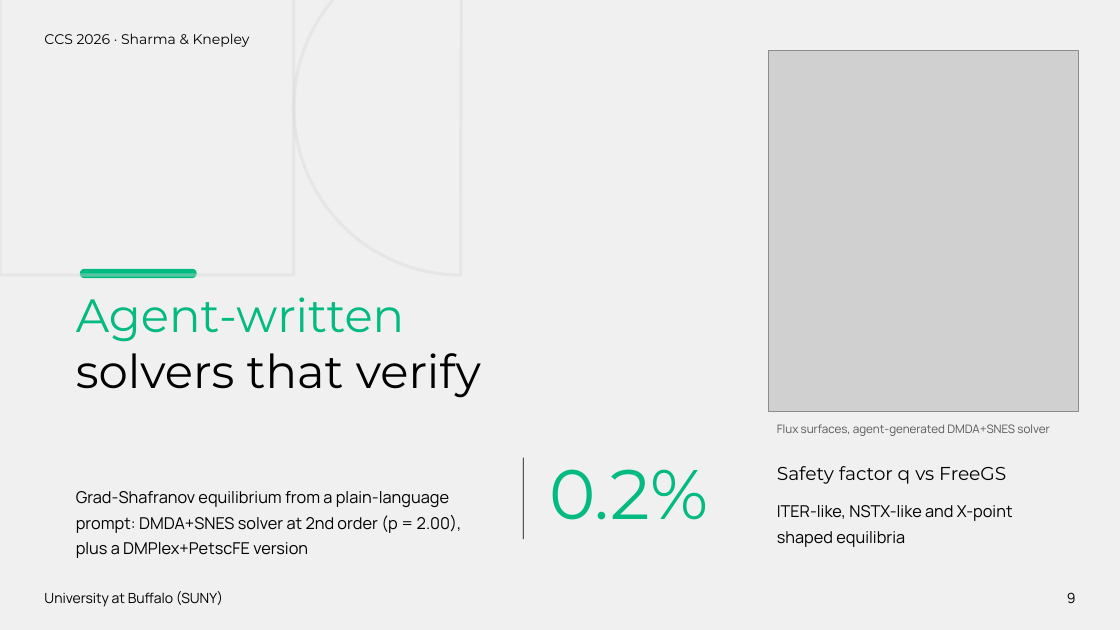
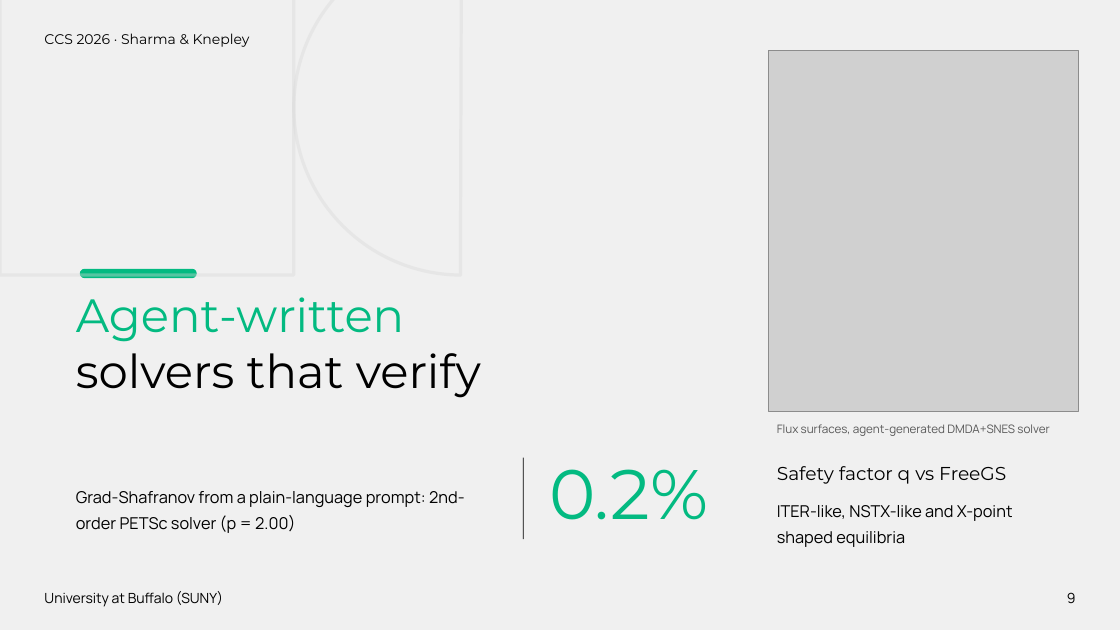
Before and after one commit to engineer-scientist/ccs2026-structure-preserving-plasma, a slide deck: slide 9 of presentation/CCS2026_Sharma_StructurePreservingPlasma.pptx. Drawn at 1120x630 pixels with LibreOffice and Linux fonts; fonts in the diff are those of the drawing; grey boxes stand for pictures. Boxes give left, top, right and bottom in pixels: in the first picture for what was removed or moved away, otherwise in the second. Text is boxed around its words. In the diff, an @@ line names an element or a change of style, - is before the commit and + after.

```diff
--- a/presentation/CCS2026_Sharma_StructurePreservingPlasma.pptx
+++ b/presentation/CCS2026_Sharma_StructurePreservingPlasma.pptx
@@ text at box(76, 491, 465, 533): text changed @@
-Grad-Shafranov equilibrium from a plain-language prompt: DMDA+SNES solver at 2nd order (p = 2.00), plus a DMPlex+PetscFE version
+Grad-Shafranov from a plain-language prompt: 2nd-order PETSc solver (p = 2.00)
```
Also in this commit, not shown: 9 other slides changed, 1 other file.
